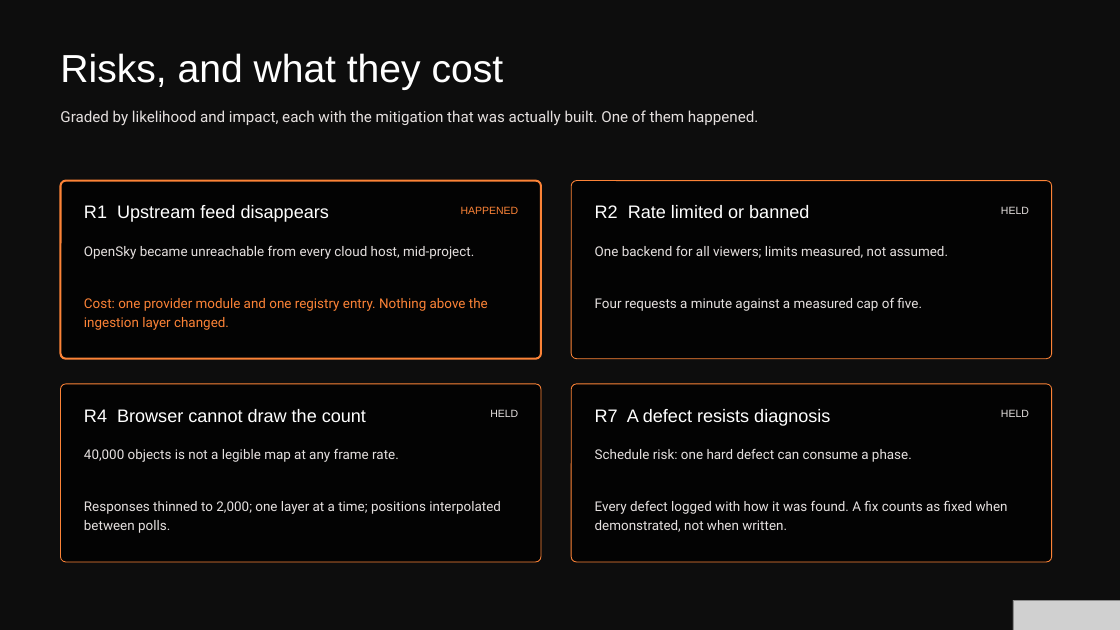
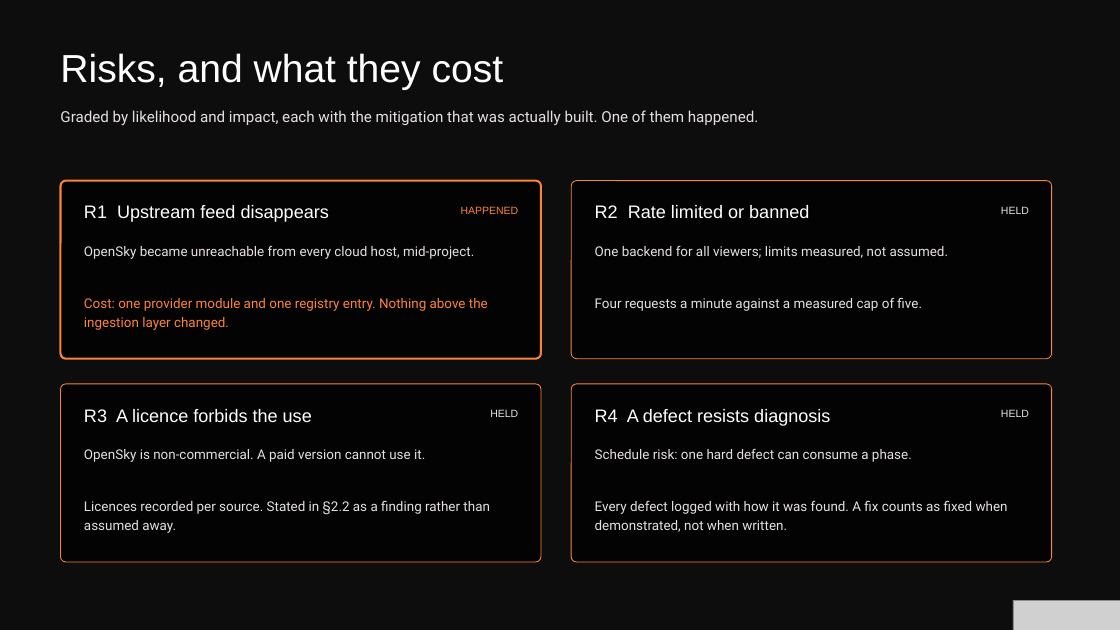
Before and after one commit to phonesett10401/Orbital, a slide deck: slide 8 of docs/report/documents/Orbital-Presentation.pptx. Drawn at 1120x630 pixels with LibreOffice and Linux fonts; fonts in the diff are those of the drawing; grey boxes stand for pictures; background and template pictures are left out; a plain dark background stands for a picture behind light text. Boxes give left, top, right and bottom in pixels: in the first picture for what was removed or moved away, otherwise in the second. Text is boxed around its words. In the diff, an @@ line names an element or a change of style, - is before the commit and + after.

```diff
--- a/docs/report/documents/Orbital-Presentation.pptx
+++ b/docs/report/documents/Orbital-Presentation.pptx
@@ text at [84,409,312,422]: text changed @@
-R4 Browser cannot draw the count
+R3 A licence forbids the use
@@ text at [595,409,830,426]: text changed @@
-R7 A defect resists diagnosis
+R4 A defect resists diagnosis
@@ text at [84,449,425,462]: text changed @@
-40,000 objects is not a legible map at any frame rate.
+OpenSky is non-commercial. A paid version cannot use it.
@@ text at [84,501,490,533]: text changed @@
-Responses thinned to 2,000; one layer at a time; positions interpolated between polls.
+Licences recorded per source. Stated in §2.2 as a finding rather than assumed away.
```
Also in this commit, not shown: 2 other slides changed, 9 other files.
